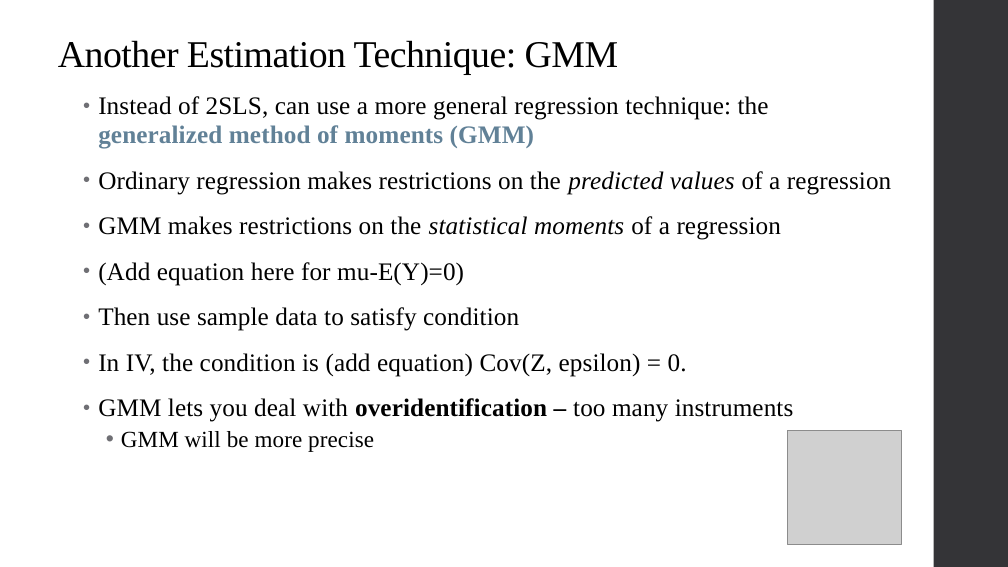
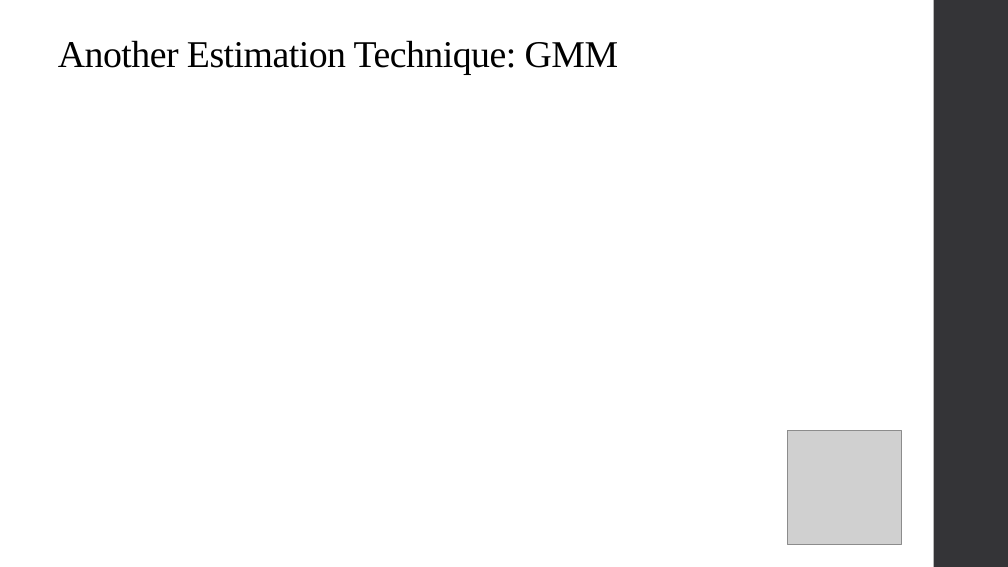
Before and after one commit to qiufei/fork-HAD5744, a slide deck: slide 46 of Lecture6_IV/Lecture6_IVEstimation_2022F.pptx. Drawn at 1008x567 pixels with LibreOffice and Linux fonts; fonts in the diff are those of the drawing; grey boxes stand for pictures. Boxes give left, top, right and bottom in pixels: in the first picture for what was removed or moved away, otherwise in the second. Text is boxed around its words. In the diff, an @@ line names an element or a change of style, - is before the commit and + after.

```diff
--- a/Lecture6_IV/Lecture6_IVEstimation_2022F.pptx
+++ b/Lecture6_IV/Lecture6_IVEstimation_2022F.pptx
@@ text removed at box(98, 96, 891, 452) @@
-• Instead of 2SLS, can use a more general regression technique: the generalized method of moments (GMM)
-• Ordinary regression makes restrictions on the predicted values of a regression
-• GMM makes restrictions on the statistical moments of a regression
-• (Add equation here for mu-E(Y)=0)
-• Then use sample data to satisfy condition
-• In IV, the condition is (add equation) Cov(Z, epsilon) = 0.
-• GMM lets you deal with overidentification – too many instruments
-  • GMM will be more precise
```
Also in this commit, not shown: 6 other slides changed, 12 other files.
